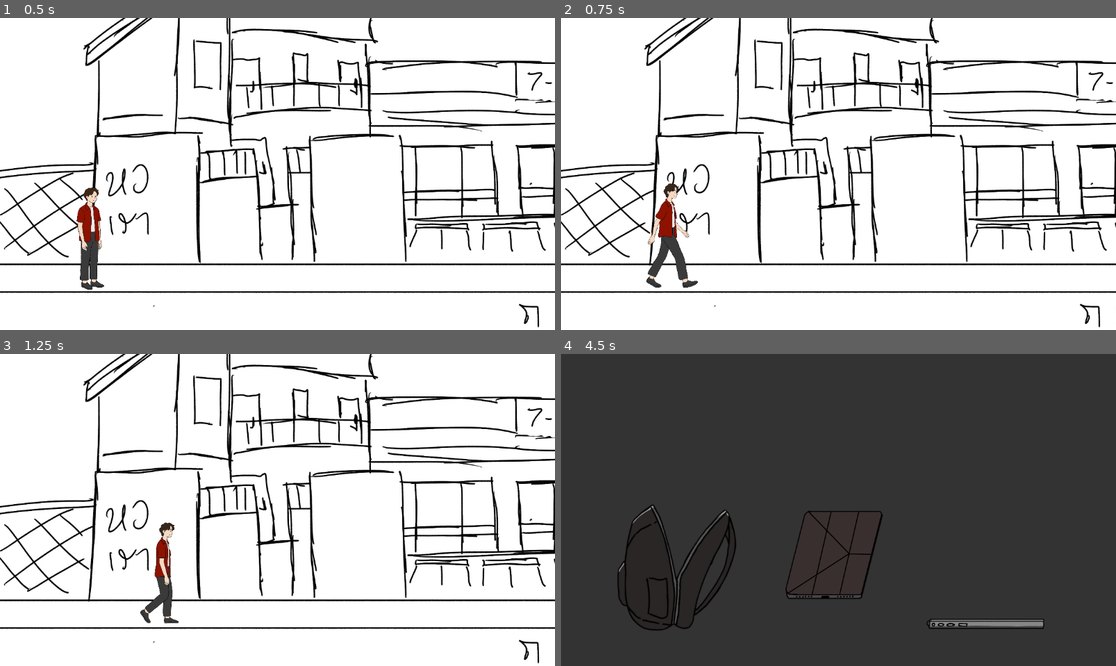
Above: before the commit, frames 1-4 (two rows, left to right).
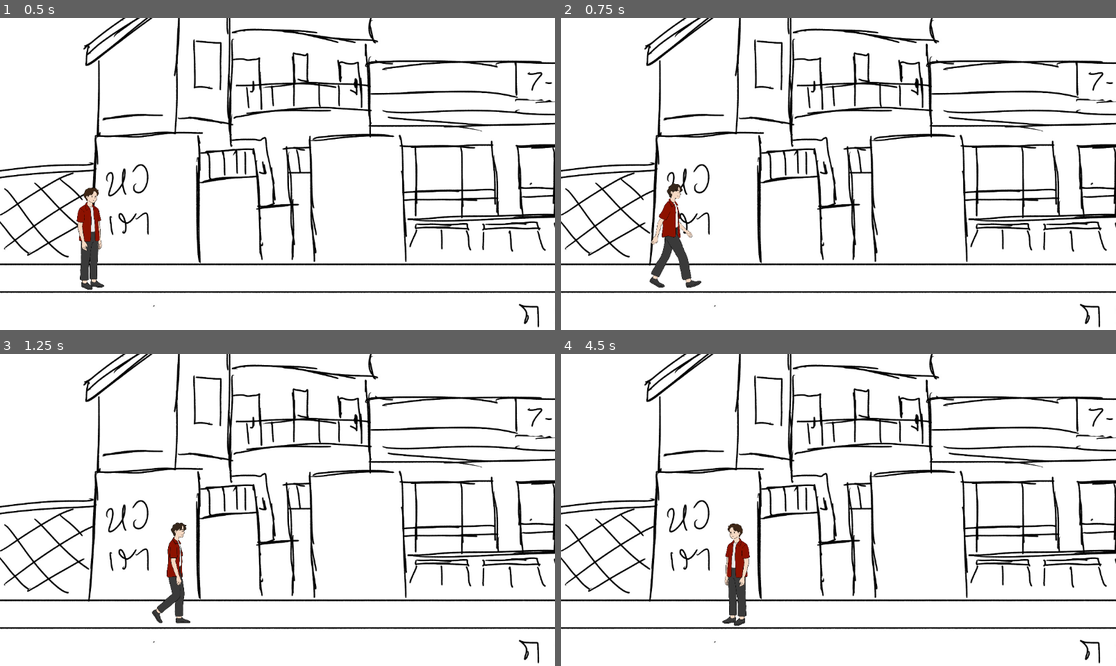
Above: after the commit, the same moments.

Repository: PakornkitNaivirat/Godot-Makut-5-Project
Game: Godot game, scene res://Asset/Screen/BG/sod_saiDay1 Dawn.tscn
Same seed, same stepped clock (60 frames per second), same inputs: the game is played once before the commit and once after it.
Inputs (mouse positions are in pixels of both pictures, inside the frame that each line leads up to):
- Up to frame 1 (0.5 s): no input
- Up to frame 2 (0.75 s): tap Enter at 0.5 s; move the mouse to (960, 158) at 0.52 s; hold D (move_right) from 0.53 s (still down); tap Space (interact) at 0.6 s; click (960, 158) at 0.67 s
- Up to frame 3 (1.25 s): keep holding D (move_right)
- Up to frame 4 (4.5 s): release D (move_right) at 1.25 s; drag from (727, 525) to (827, 575) at 1.27 s; tap Space (interact) at 2, 2.1, 3.6 s; move the mouse to (894, 441) at 2.02 s; hold D (move_right) 2.03-2.75 s; click (894, 441) at 2.17 s; drag from (810, 572) to (672, 463) at 2.77 s; move the mouse to (1005, 556) at 3.52 s; hold A (move_left) 3.53-4.25 s; click (1005, 556) at 3.67 s; drag from (877, 597) to (755, 432) at 4.27 s

Frame 1 is identical in both runs. In frame 2, 0.9% of the frame differs, in the area x 15-26%, y 53-87%; in frame 3, 1.5%; in frame 4, 98%, in the area x 0-100%, y 0-100%.

Commit message:
Cleaning Code
Separate Door and Minigame Interaction codes

Diff:
--- a/Asset/Screen/BG/if_f1 Dawn.tscn
+++ b/Asset/Screen/BG/if_f1 Dawn.tscn
@@ -47,20 +47,6 @@
 [node name="interaction" parent="Go UP" index="1" unique_id=766295074]
 position = Vector2(5285, 387)
 
-[node name="Dead End" parent="." unique_id=1717462854 instance=ExtResource("3_m7af1")]
-z_index = 1
-y_sort_enabled = true
-position = Vector2(149, 542)
-next_scene_path = "res://Asset/Screen/BG/sod_saiDay1 Dawn.tscn"
-door_type = 1
-target_spawn_point_name = "SodSaiBack"
-
-[node name="CollisionShape2D" parent="Dead End" index="0" unique_id=1605416872]
-position = Vector2(8, 229)
-
-[node name="interaction" parent="Dead End" index="1" unique_id=766295074]
-position = Vector2(28, -78)
-
 [node name="Dialogue" parent="." unique_id=410944203 instance=ExtResource("4_ss5p0")]
 position = Vector2(2492, 627)
 dialog_text = Array[String](["Hi Mark ! How're you doing today?", "something on my face??", "Fine...!"])
@@ -77,5 +63,4 @@
 
 [editable path="Player"]
 [editable path="Go UP"]
-[editable path="Dead End"]
 [editable path="Dialogue"]
--- a/Asset/Screen/BG/minigame_1.tscn
+++ b/Asset/Screen/BG/minigame_1.tscn
@@ -1,8 +1,8 @@
 [gd_scene format=3 uid="uid://3shrpbr52sgb"]
 
-[ext_resource type="Script" uid="uid://b06jaryy0onmj" path="res://Asset/Script/Re-use/back_pack.gd" id="1_ttxwl"]
+[ext_resource type="Script" uid="uid://b06jaryy0onmj" path="res://Asset/Script/Re-use/MiniGame/back_pack.gd" id="1_ttxwl"]
 [ext_resource type="Texture2D" uid="uid://cmfkqpebiikxu" path="res://Asset/Spirte/Prop/image_2026-03-04_161653302-Photoroom.png" id="1_ypk68"]
-[ext_resource type="Script" uid="uid://1fryv5yncp1e" path="res://Asset/Script/Re-use/ipad.gd" id="2_ypk68"]
+[ext_resource type="Script" uid="uid://1fryv5yncp1e" path="res://Asset/Script/Re-use/MiniGame/ipad.gd" id="2_ypk68"]
 [ext_resource type="Texture2D" uid="uid://c8angi133juoy" path="res://Asset/Spirte/Prop/image-Photoroom.png" id="3_ttxwl"]
 [ext_resource type="Texture2D" uid="uid://cau42ginq50wb" path="res://Asset/Spirte/Prop/image_2026-03-04_161735370-Photoroom.png" id="4_yrfo1"]
 
--- a/Asset/Screen/BG/sod_saiDay1 Dawn.tscn
+++ b/Asset/Screen/BG/sod_saiDay1 Dawn.tscn
@@ -3,6 +3,7 @@
 [ext_resource type="Texture2D" uid="uid://c0ennimkdahlv" path="res://Asset/Spirte/Background/105_20260302200157.png" id="1_3fj0t"]
 [ext_resource type="PackedScene" uid="uid://b63b3yeurta4d" path="res://Asset/Screen/script_reuseable/player.tscn" id="2_farl7"]
 [ext_resource type="PackedScene" uid="uid://bjkuanxy54akj" path="res://Asset/Screen/script_reuseable/Door.tscn" id="3_v7ee3"]
+[ext_resource type="PackedScene" uid="uid://dpxp8o3dufld4" path="res://Asset/Screen/script_reuseable/minigame_interaction.tscn" id="4_farl7"]
 
 [sub_resource type="RectangleShape2D" id="RectangleShape2D_mxjvx"]
 size = Vector2(195.5, 1209)
@@ -29,7 +30,6 @@
 
 [node name="Our room" parent="." unique_id=992689307 instance=ExtResource("3_v7ee3")]
 position = Vector2(-4478, 103)
-next_scene_path = "res://Asset/Screen/BG/minigame_1.tscn"
 
 [node name="Uni" parent="." unique_id=2029874542 instance=ExtResource("3_v7ee3")]
 position = Vector2(242, 98)
@@ -38,3 +38,8 @@
 [node name="SodSaiBack" type="Marker2D" parent="Uni" unique_id=1908033096]
 position = Vector2(5282, 814)
 scale = Vector2(2, 2)
+
+[node name="Minigame-Interact" parent="." unique_id=157613088 instance=ExtResource("4_farl7")]
+position = Vector2(1397, 818)
+next_scene_path = "res://Asset/Screen/BG/minigame_1.tscn"
+minigame_id = "backpack"
--- a/Asset/Screen/script_reuseable/Door.tscn
+++ b/Asset/Screen/script_reuseable/Door.tscn
@@ -1,6 +1,6 @@
 [gd_scene format=3 uid="uid://bjkuanxy54akj"]
 
-[ext_resource type="Script" uid="uid://8cui7wcpsws0" path="res://Asset/Script/Re-use/door.gd" id="1_nh7pf"]
+[ext_resource type="Script" uid="uid://8cui7wcpsws0" path="res://Asset/Script/Re-use/LoadingScreen/door.gd" id="1_nh7pf"]
 [ext_resource type="PackedScene" uid="uid://d0vajvj654ng8" path="res://Asset/Screen/script_reuseable/interaction.tscn" id="2_f3e1l"]
 
 [sub_resource type="RectangleShape2D" id="RectangleShape2D_mmsvm"]
--- a/Asset/Screen/script_reuseable/Speech_bubble.tscn
+++ b/Asset/Screen/script_reuseable/Speech_bubble.tscn
@@ -1,6 +1,6 @@
 [gd_scene format=3 uid="uid://c73ny583v40f1"]
 
-[ext_resource type="Script" uid="uid://c756kw7xrssdd" path="res://Asset/Script/Re-use/speech_box.gd" id="1_24v7o"]
+[ext_resource type="Script" uid="uid://c756kw7xrssdd" path="res://Asset/Script/Re-use/Text-Dialogue/speech_box.gd" id="1_24v7o"]
 [ext_resource type="FontFile" uid="uid://b76ougioslkln" path="res://Lexend-VariableFont_wght.ttf" id="2_24v7o"]
 
 [sub_resource type="StyleBoxFlat" id="StyleBoxFlat_qk4yj"]
--- a/Asset/Screen/script_reuseable/dialogue.tscn
+++ b/Asset/Screen/script_reuseable/dialogue.tscn
@@ -1,6 +1,6 @@
 [gd_scene format=3 uid="uid://sdstcnrm1avd"]
 
-[ext_resource type="Script" uid="uid://dpabg8gq18735" path="res://Asset/Script/Re-use/dialogue.gd" id="1_s2utg"]
+[ext_resource type="Script" uid="uid://dpabg8gq18735" path="res://Asset/Script/Re-use/Text-Dialogue/dialogue.gd" id="1_s2utg"]
 [ext_resource type="PackedScene" uid="uid://c73ny583v40f1" path="res://Asset/Screen/script_reuseable/Speech_bubble.tscn" id="2_tb75x"]
 [ext_resource type="Texture2D" uid="uid://cy7qojtc3f10w" path="res://Asset/Spirte/icon/image-removebg-preview.png" id="3_t6yef"]
 [ext_resource type="Texture2D" uid="uid://cs0ankx3w0t3k" path="res://Asset/Spirte/icon/image-removebg-preview (1).png" id="4_t6yef"]
--- a/Asset/Screen/script_reuseable/interaction.tscn
+++ b/Asset/Screen/script_reuseable/interaction.tscn
@@ -1,7 +1,7 @@
 [gd_scene format=3 uid="uid://d0vajvj654ng8"]
 
 [ext_resource type="Texture2D" uid="uid://b8wbms2q7d220" path="res://Asset/Spirte/icon/104_20260228171527-removebg-preview.png" id="1_tst66"]
-[ext_resource type="Script" uid="uid://dhrdvlaegcifm" path="res://Asset/Script/Re-use/icon_variet1.gd" id="2_o7jv1"]
+[ext_resource type="Script" uid="uid://dhrdvlaegcifm" path="res://Asset/Script/Re-use/LoadingScreen/icon_variet1.gd" id="2_o7jv1"]
 
 [sub_resource type="Animation" id="Animation_bunkr"]
 tracks/0/type = "value"
--- a/Asset/Screen/script_reuseable/loading_screen.tscn
+++ b/Asset/Screen/script_reuseable/loading_screen.tscn
@@ -1,6 +1,6 @@
 [gd_scene format=3 uid="uid://bh5y6w8aq5rte"]
 
-[ext_resource type="Script" uid="uid://dodunhk1p7xjy" path="res://Asset/Script/Re-use/loading_screen.gd" id="1_7645e"]
+[ext_resource type="Script" uid="uid://dodunhk1p7xjy" path="res://Asset/Script/Re-use/LoadingScreen/loading_screen.gd" id="1_7645e"]
 
 [sub_resource type="Animation" id="Animation_o6q6h"]
 resource_name = "Fade_out"
--- /dev/null
+++ b/Asset/Screen/script_reuseable/minigame_interaction.tscn
@@ -0,0 +1,20 @@
+[gd_scene format=3 uid="uid://dpxp8o3dufld4"]
+
+[ext_resource type="Script" uid="uid://cibklsxlw1xt6" path="res://Asset/Script/Re-use/MiniGame/minigame_interaction.gd" id="1_uod3f"]
+
+[sub_resource type="RectangleShape2D" id="RectangleShape2D_a75xq"]
+size = Vector2(253.125, 338.5)
+
+[node name="Minigame-Interact" type="Area2D" unique_id=157613088]
+script = ExtResource("1_uod3f")
+
+[node name="CollisionShape2D" type="CollisionShape2D" parent="." unique_id=602244326]
+position = Vector2(0, -2)
+shape = SubResource("RectangleShape2D_a75xq")
+
+[node name="Sprite2D" type="Sprite2D" parent="." unique_id=1448283550]
+
+[node name="AnimationPlayer" type="AnimationPlayer" parent="." unique_id=794083188]
+
+[connection signal="body_entered" from="." to="." method="_on_body_entered"]
+[connection signal="body_exited" from="." to="." method="_on_body_exited"]
--- a/Asset/Screen/script_reuseable/player.tscn
+++ b/Asset/Screen/script_reuseable/player.tscn
@@ -1,7 +1,7 @@
 [gd_scene format=3 uid="uid://b63b3yeurta4d"]
 
-[ext_resource type="Script" uid="uid://co2wsp68kxxfm" path="res://Asset/Script/Re-use/player_movement.gd" id="1_f7rs0"]
-[ext_resource type="Script" uid="uid://ykj4cvdy31o5" path="res://Asset/Script/Re-use/player_animation.gd" id="2_f7rs0"]
+[ext_resource type="Script" uid="uid://co2wsp68kxxfm" path="res://Asset/Script/Re-use/Movement-Player/player_movement.gd" id="1_f7rs0"]
+[ext_resource type="Script" uid="uid://ykj4cvdy31o5" path="res://Asset/Script/Re-use/Movement-Player/player_animation.gd" id="2_f7rs0"]
 [ext_resource type="Texture2D" uid="uid://brij845n62w02" path="res://Asset/Spirte/Charactor/Jerome(2).png" id="3_yv0cs"]
 
 [sub_resource type="Animation" id="Animation_yv0cs"]
--- a/Asset/Script/Re-use/door.gd
+++ b/Asset/Script/Re-use/LoadingScreen/door.gd
@@ -3,7 +3,6 @@
 @onready var interact_icon = $interaction
 
 @export var next_scene_path: String = ""
-@export_enum("ไปมินิเกม (กลับมาที่เดิม)", "ข้ามแผนที่ (ระบุชื่อจุดเกิด)") var door_type: int = 0
 @export var target_spawn_point_name: String = ""
 
 var can_interact = false
@@ -13,15 +12,9 @@
 	if can_interact and Input.is_action_just_pressed("interact"):
 
 		if current_player != null:
-			if door_type == 0:
-				# --- กรณีที่ 1: ไปมินิเกม (จำตำแหน่งเดิมเป๊ะๆ) ---
-				Global.last_player_pos = current_player.global_position
-				Global.load_exact_pos = true
-				Global.target_spawn_name = ""
-			elif door_type == 1:
-				# --- กรณีที่ 2 & 3: ข้ามแผนที่ไป/กลับ (ส่งชื่อจุดเกิดไปให้ฉากหน้าหา) ---
-				Global.load_exact_pos = false
-				Global.target_spawn_name = target_spawn_point_name
+			# --- ข้ามแผนที่ไป/กลับ (ส่งชื่อจุดเกิดไปให้ฉากหน้าหา) ---
+			Global.load_exact_pos = false
+			Global.target_spawn_name = target_spawn_point_name
 
 		if next_scene_path != "":
 			print("กำลังเปลี่ยนฉากไปที่: ", next_scene_path)
@@ -29,6 +22,7 @@
 
 func _on_body_entered(body):
 	if body.name == "Player":
+		print("found")
 		can_interact = true
 		current_player = body
 		interact_icon.show_icon()
--- a/Asset/Script/Re-use/back_pack.gd
+++ b/Asset/Script/Re-use/MiniGame/back_pack.gd
@@ -9,7 +9,7 @@
 var max_items = 2
 
 func _ready():
-	if Global.is_minigame1_done == true:
+	if Global.minigame_status["backpack"] == true:
 		print("มินิเกมนี้เคยเล่นผ่านแล้ว! ทำการข้ามฉากทันที...")
 		anim.play("Full")
 		LoadingScreen.transition_to_screenfunc(next_scene_path)
@@ -25,7 +25,7 @@
 	if collected_count >= max_items:
 		print("ของครบแล้ว! เปลี่ยนรูปกระเป๋า!")
 
-		Global.is_minigame1_done = true
+		Global.minigame_status["backpack"] = true
 
 		await tween.finished
 		anim.play("Full")
--- /dev/null
+++ b/Asset/Script/Re-use/MiniGame/minigame_interaction.gd
@@ -0,0 +1,45 @@
+extends Area2D
+
+@onready var interact_icon = $interaction
+
+@export var next_scene_path: String = ""
+@export var minigame_id: String = ""
+
+var can_interact = false
+var current_player: Node2D = null
+
+func _process(delta):
+	if can_interact and Input.is_action_just_pressed("interact"):
+
+		# เช็คกันเหนียวอีกรอบ เผื่อผู้เล่นกดรัวๆ
+		if Global.minigame_status.has(minigame_id) and Global.minigame_status[minigame_id] == true:
+			return
+
+		if current_player != null:
+			# --- ไปมินิเกม (จำตำแหน่งเดิมเป๊ะๆ) ---
+			Global.last_player_pos = current_player.global_position
+			Global.load_exact_pos = true
+			Global.target_spawn_name = ""
+
+		if next_scene_path != "":
+			print("กำลังเข้ามินิเกมที่: ", next_scene_path)
+			LoadingScreen.transition_to_screenfunc(next_scene_path)
+
+func _on_body_entered(body):
+	if body.name == "Player":
+		# 🌟 ถ้าเล่นผ่านแล้ว ไม่ต้องขึ้นปุ่มกด และไม่ให้เข้า
+		if Global.minigame_status.has(minigame_id) and Global.minigame_status[minigame_id] == true:
+			return
+
+		print("Found")
+		can_interact = true
+		current_player = body
+		interact_icon.show_icon()
+
+func _on_body_exited(body):
+	if body.name == "Player":
+		can_interact = false
+		current_player = null
+
+		if interact_icon != null:
+			interact_icon.hide_icon()
--- a/Asset/Script/Re-use/player_movement.gd
+++ b/Asset/Script/Re-use/Movement-Player/player_movement.gd
@@ -1,7 +1,7 @@
 extends CharacterBody2D
 class_name PlayerController
 
-const SPEED = 300.0
+const SPEED = 350.0
 var direction = 0
 var is_locked = false
 
--- a/Global.gd
+++ b/Global.gd
@@ -1,6 +1,8 @@
 extends Node
 
-var is_minigame1_done: bool = false
+var minigame_status: Dictionary = {
+	"backpack": false
+}
 
 var last_player_pos: Vector2 = Vector2.ZERO
 var load_exact_pos: bool = false
Renamed: Asset/Script/Re-use/door.gd.uid -> Asset/Script/Re-use/LoadingScreen/door.gd.uid
Renamed: Asset/Script/Re-use/icon_variet1.gd -> Asset/Script/Re-use/LoadingScreen/icon_variet1.gd
Renamed: Asset/Script/Re-use/icon_variet1.gd.uid -> Asset/Script/Re-use/LoadingScreen/icon_variet1.gd.uid
Renamed: Asset/Script/Re-use/loading_screen.gd -> Asset/Script/Re-use/LoadingScreen/loading_screen.gd
Renamed: Asset/Script/Re-use/loading_screen.gd.uid -> Asset/Script/Re-use/LoadingScreen/loading_screen.gd.uid
Renamed: Asset/Script/Re-use/back_pack.gd.uid -> Asset/Script/Re-use/MiniGame/back_pack.gd.uid
Renamed: Asset/Script/Re-use/ipad.gd -> Asset/Script/Re-use/MiniGame/ipad.gd
Renamed: Asset/Script/Re-use/ipad.gd.uid -> Asset/Script/Re-use/MiniGame/ipad.gd.uid
Not shown, added: Asset/Script/Re-use/MiniGame/minigame_interaction.gd.uid
Renamed: Asset/Script/Re-use/player_animation.gd -> Asset/Script/Re-use/Movement-Player/player_animation.gd
Renamed: Asset/Script/Re-use/player_animation.gd.uid -> Asset/Script/Re-use/Movement-Player/player_animation.gd.uid
Renamed: Asset/Script/Re-use/player_movement.gd.uid -> Asset/Script/Re-use/Movement-Player/player_movement.gd.uid
(and 4 more such lines)
